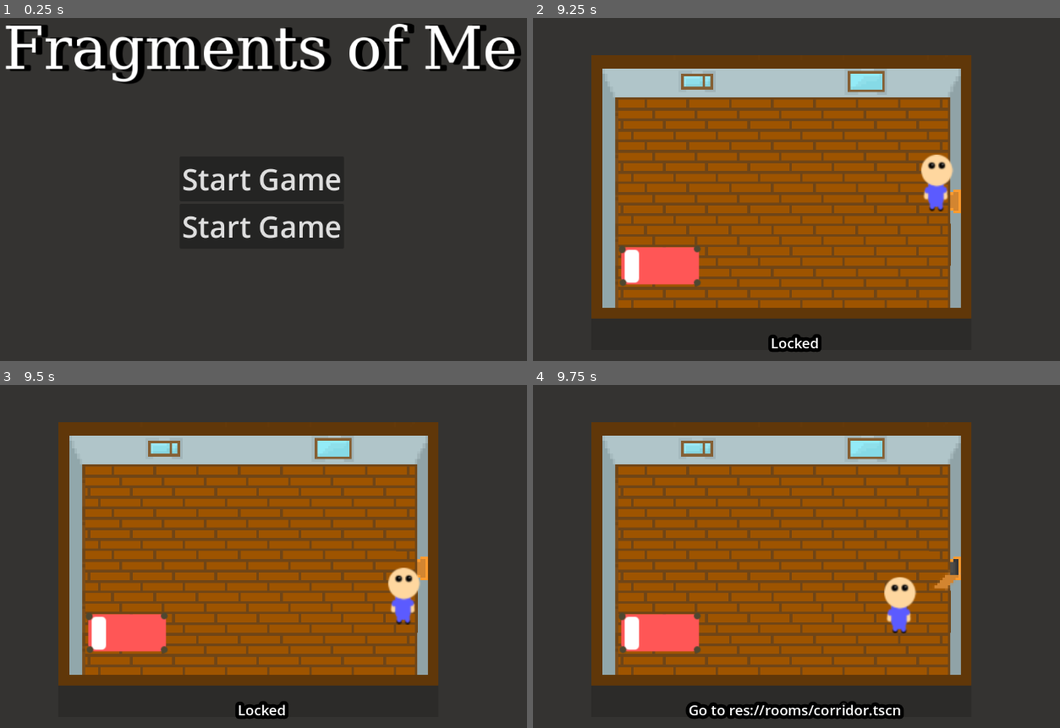
Above: before the commit, frames 1-4 (two rows, left to right).
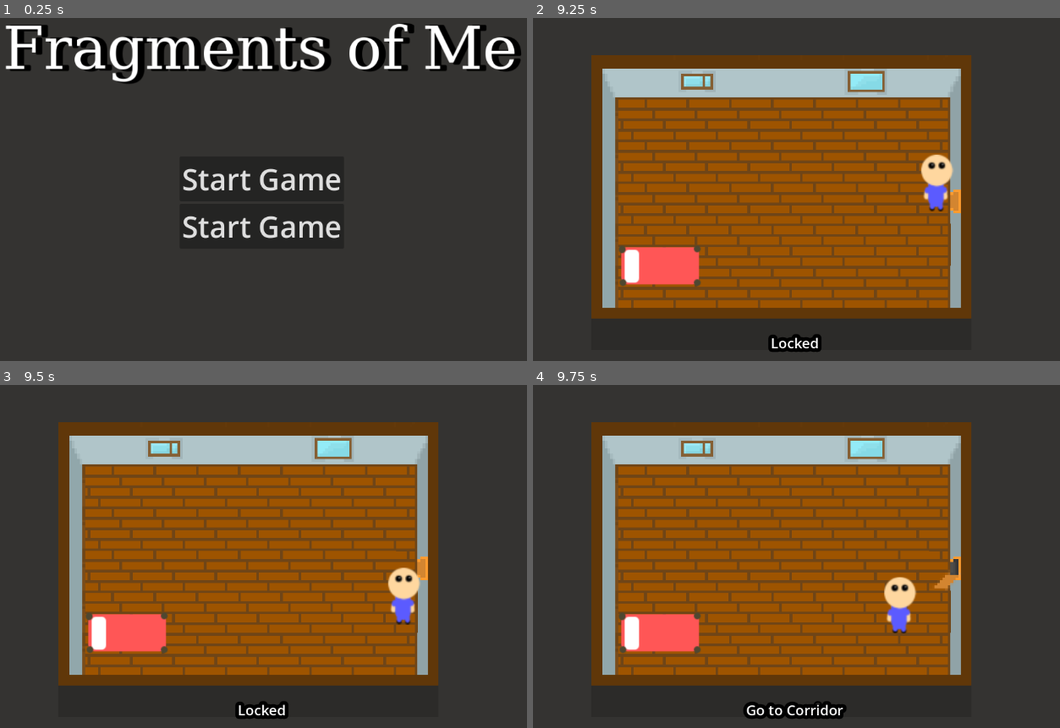
Above: after the commit, the same moments.

Repository: Warreign/fragments-of-me
Game: Godot game, scene res://ui/main_menu.tscn
The game is run twice, just before and just after one commit, with the same random seed, the same clock (stepped at 60 frames per second) and the same inputs.
Inputs:
- Up to frame 1 (0.25 s): no input
- Up to frame 2 (9.25 s): click "Start Game" at 0.5 s; tap Enter at 1.25, 3.5 s; hold Right (move_right) 1.28-2.03 s; tap Space (dialog_interaction) at 1.35, 2.75, 2.85, 4.35, 5.75, 5.85, 6.5, 7.35, 8.85 s; hold S (move_down) 2.03-2.78 s; tap E (secondary_action) every 1.5 s from 2.1 to 8.1 s; hold Right (move_right) 2.78-3.53 s; hold W (move_up) 3.53-4.28 s; hold A (move_left) 4.28-5.78 s; hold S (move_down) 5.78-6.53 s; hold Right (move_right) 6.53-7.28 s; hold W (move_up) 7.28-8.03 s; hold Right (move_right) 8.03-8.78 s; hold S (move_down) from 8.78 s (still down)
- Up to frame 3 (9.5 s): keep holding S (move_down)
- Up to frame 4 (9.75 s): release S (move_down) at 9.53 s; hold A (move_left) from 9.53 s (still down); tap E (secondary_action) at 9.6 s

Frames 1-3 are identical in both runs. In frame 4, 1.3% of the frame differs, in the area x 29-71%, y 92-98%.

Commit message:
correct room name

Diff:
--- a/objects/door.gd
+++ b/objects/door.gd
@@ -25,7 +25,7 @@
 	if (is_locked):
 		return "Locked"
 	else:
-		return "Go to " + scene
+		return "Go to " + scene.get_file().get_basename().capitalize()
 
 func _on_interact():
 	if (is_locked):
--- a/objects/hole.gd
+++ b/objects/hole.gd
@@ -4,7 +4,7 @@
 	if (is_locked):
 		return ""
 	else:
-		return "Enter " + scene
+		return "Go to " + scene.get_file().get_basename().capitalize()
 
 # Called when the node enters the scene tree for the first time.
 func _ready() -> void:
